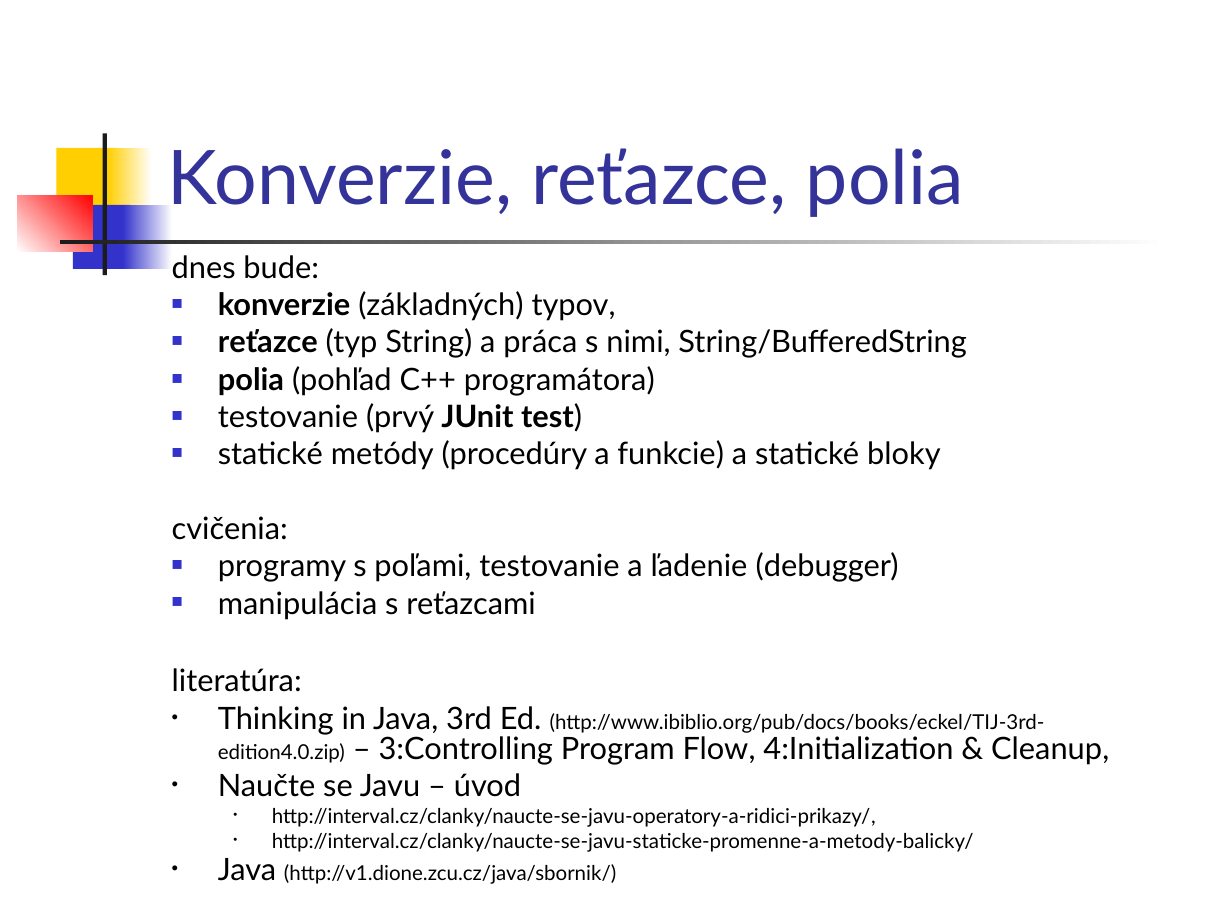
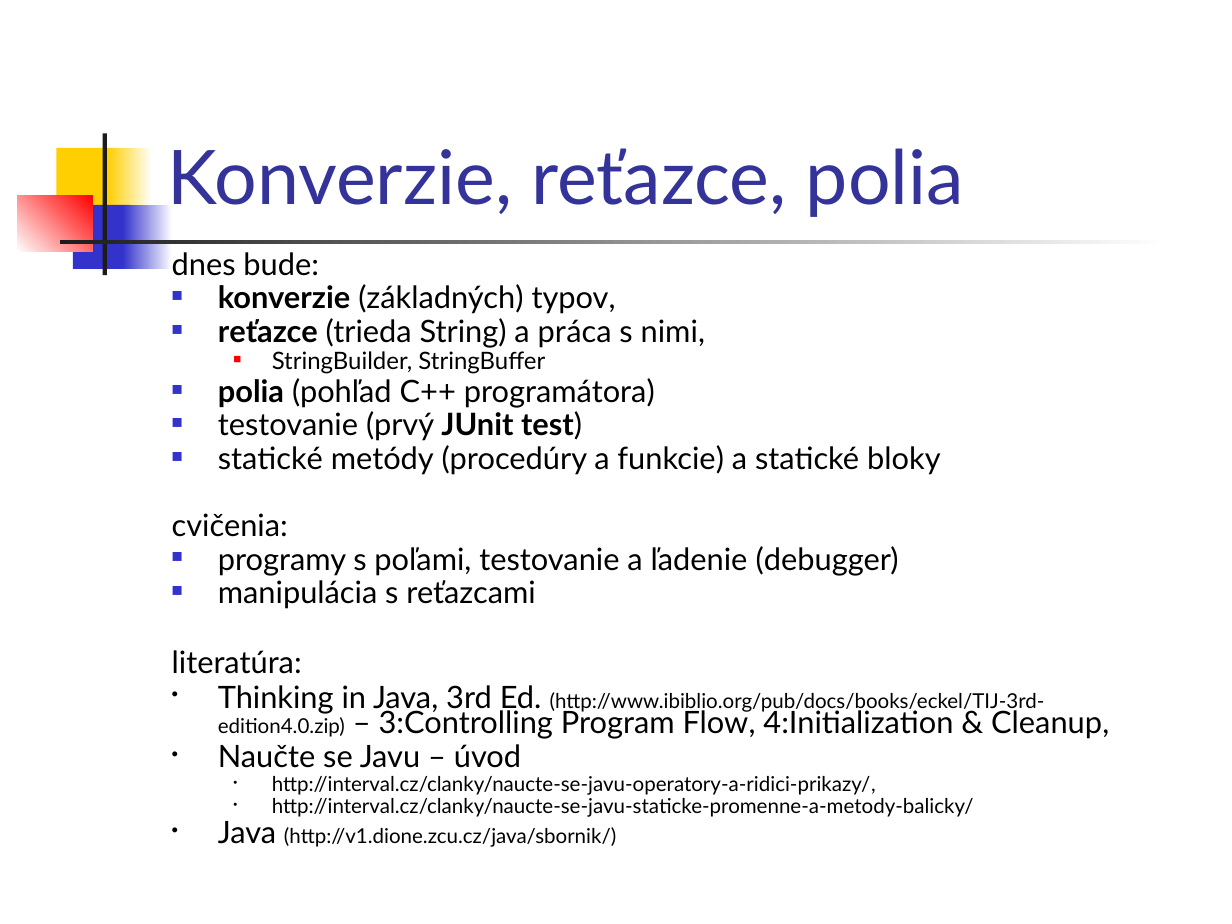
Before and after one commit to Programovanie4/Prednasky, a slide deck: slide 13 of 03/03_java.ppt. Drawn at 1232x924 pixels with LibreOffice and Linux fonts; fonts in the diff are those of the drawing. Boxes give left, top, right and bottom in pixels: in the first picture for what was removed or moved away, otherwise in the second. Text is boxed around its words. In the diff, an @@ line names an element or a change of style, - is before the commit and + after.

```diff
--- a/03/03_java.ppt
+++ b/03/03_java.ppt
@@ text at box(172, 252, 1109, 847): line spacing 0.8 to 0.7; line spacing 0.9 to 0.8 @@
@@ text at box(218, 318, 705, 374): text changed @@
-■ reťazce (typ String) a práca s nimi, String/BufferedString
+■ reťazce (trieda String) a práca s nimi,
+  ■ StringBuilder, StringBuffer
```
Also in this commit, not shown: 5 other slides changed, 1 other file.
